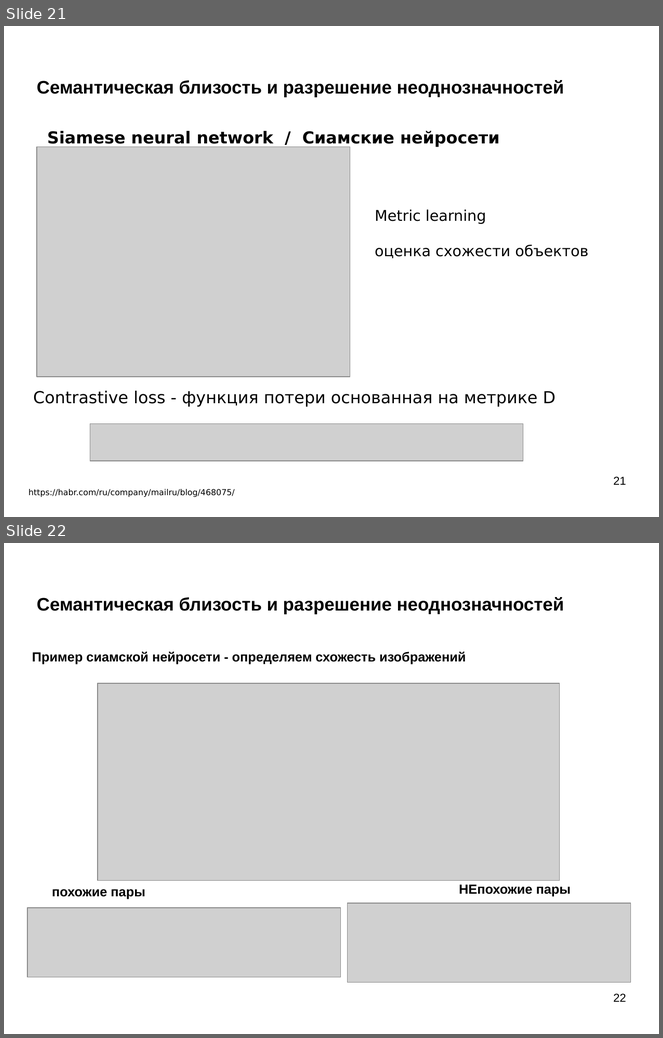
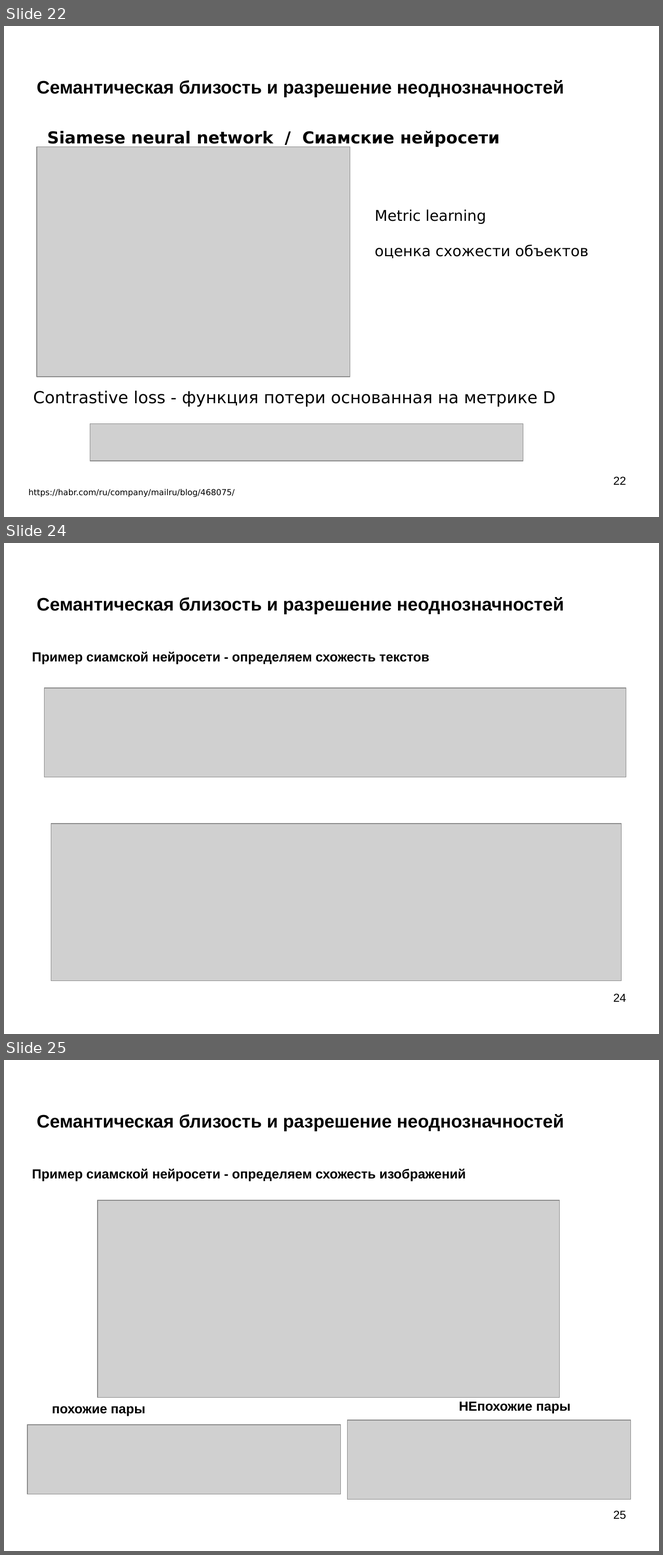
Before and after one commit to mechanoid5/ml_nlp_2022, a slide deck: 11-semantic.odp. Shown one above the other, each under a label of ours: slides 21 and 22 before the commit, slides 22, 24 and 25 after it; the slides between them are not shown. The pictures are 663x1038 and 663x1555 pixels, drawn with LibreOffice and Linux fonts; fonts in the diff are those of the drawing; grey boxes stand for pictures; background and template pictures are left out. Boxes give left, top, right and bottom in pixels: in the first picture for what was removed or moved away, otherwise in the second. Text is boxed around its words. In the diff, an @@ line names an element or a change of style, - is before the commit and + after.

```diff
--- a/11-semantic.odp
+++ b/11-semantic.odp
@@ slide 24 added at bbox=[4, 543, 659, 1034], background picture (left out) @@
@@ title added at bbox=[37, 597, 565, 614], 22 pt, text #000000, bold @@
+Семантическая близость и разрешение неоднозначностей
@@ title added at bbox=[32, 652, 429, 664], 16 pt, text #000000, bold @@
+Пример сиамской нейросети - определяем схожесть текстов
@@ picture added at bbox=[45, 688, 626, 777] @@
@@ picture added at bbox=[51, 824, 622, 981] @@
@@ page number added at bbox=[613, 994, 626, 1002], 14 pt, text #000000 @@
+24
@@ what was slide 21 is now slide 22 @@
@@ page number at bbox=[613, 477, 626, 485]: text changed @@
-21
+22
@@ what was slide 22 is now slide 25 @@
@@ page number at bbox=[613, 1511, 626, 1520]: text changed @@
-22
+25
```
Also in this commit, not shown: 1 slide changed, 2 other slides added, 11 other files.
